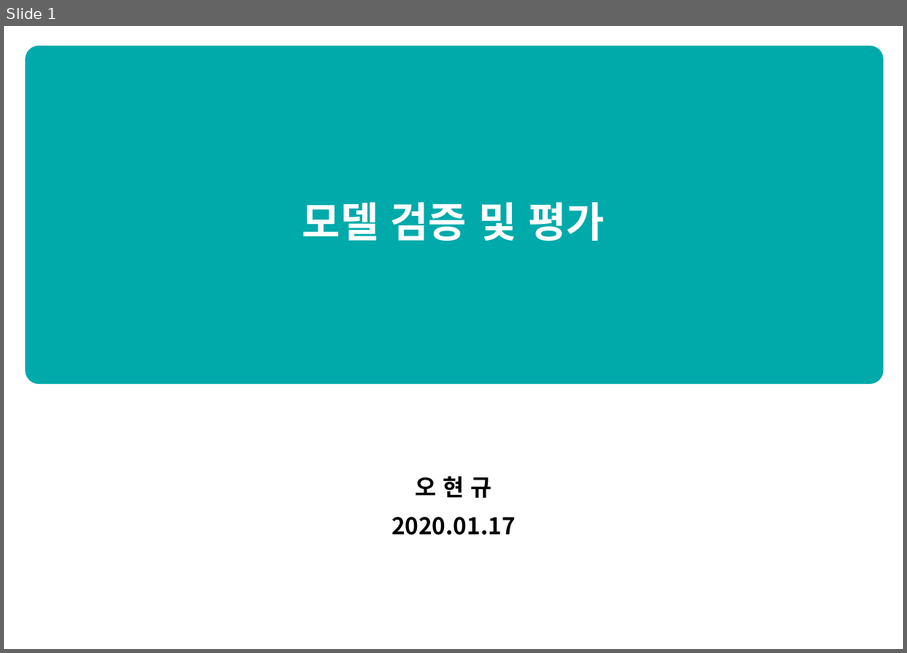
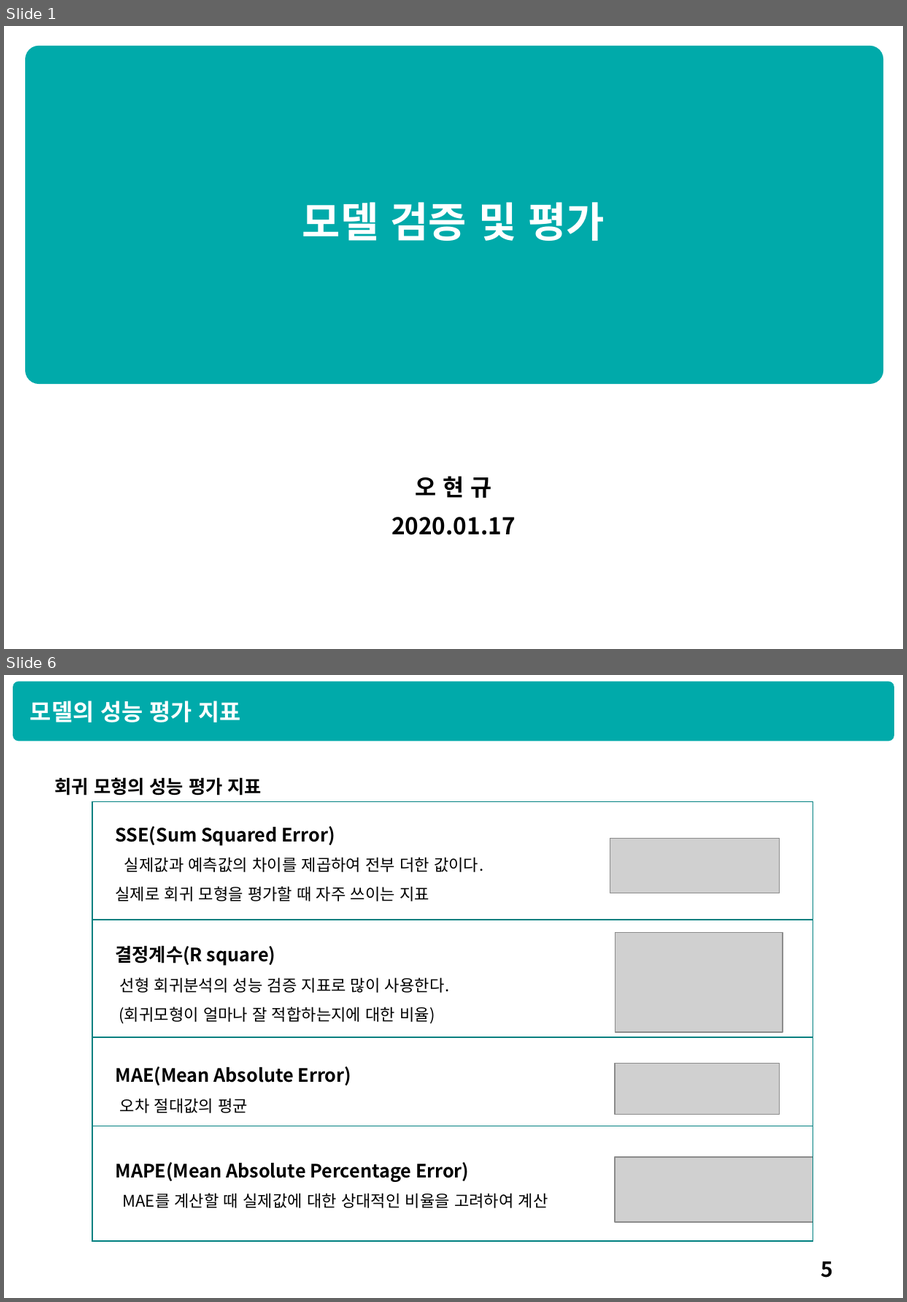
Before and after one commit to HyunQQ/analysis, a slide deck: 모델검증_평가_정리.pptx. Shown one above the other, each under a label of ours: slide 1 before the commit, slides 1 and 6 after it; the slides between them are not shown. The pictures are 907x653 and 907x1302 pixels, drawn with LibreOffice and Linux fonts; fonts in the diff are those of the drawing; grey boxes stand for pictures. Boxes give left, top, right and bottom in pixels: in the first picture for what was removed or moved away, otherwise in the second. Text is boxed around its words. In the diff, an @@ line names an element or a change of style, - is before the commit and + after.

```diff
--- a/모델검증_평가_정리.pptx
+++ b/모델검증_평가_정리.pptx
@@ slide 6 added at (4, 675, 903, 1298), background #FFFFFF @@
@@ rounded rectangle added at (13, 682, 895, 741), fill #00AAAA @@
@@ text added at (30, 701, 241, 722), 20 pt, text #FFFFFF, bold @@
+모델의 성능 평가 지표
@@ text added at (55, 777, 262, 795), 16 pt, text #000000, bold @@
+회귀 모형의 성능 평가 지표
@@ rectangle added at (92, 802, 814, 920), outline #008080 1 pt @@
@@ text added at (116, 826, 549, 1208), 14 pt, text #000000 @@
+SSE(Sum Squared Error)
+실제값과 예측값의 차이를 제곱하여 전부 더한 값이다.
+실제로 회귀 모형을 평가할 때 자주 쓰이는 지표
+결정계수(R square)
+선형 회귀분석의 성능 검증 지표로 많이 사용한다.
+(회귀모형이 얼마나 잘 적합하는지에 대한 비율)
+MAE(Mean Absolute Error)
+오차 절대값의 평균
+MAPE(Mean Absolute Percentage Error)
+MAE를 계산할 때 실제값에 대한 상대적인 비율을 고려하여 계산
@@ picture added at (610, 839, 780, 893) @@
@@ rectangle added at (92, 919, 814, 1037), outline #008080 1 pt @@
@@ picture added at (615, 933, 783, 1032) @@
@@ rectangle added at (92, 1037, 814, 1126), outline #008080 1 pt @@
@@ picture added at (615, 1063, 781, 1114) @@
@@ rectangle added at (92, 1126, 814, 1241), outline #008080 1 pt @@
@@ picture added at (615, 1157, 814, 1222) @@
@@ page number added at (821, 1261, 833, 1277), 18 pt, text #000000 @@
+5
```
Also in this commit, not shown: 1 slide changed, 8 other slides added, 1 slide removed.
